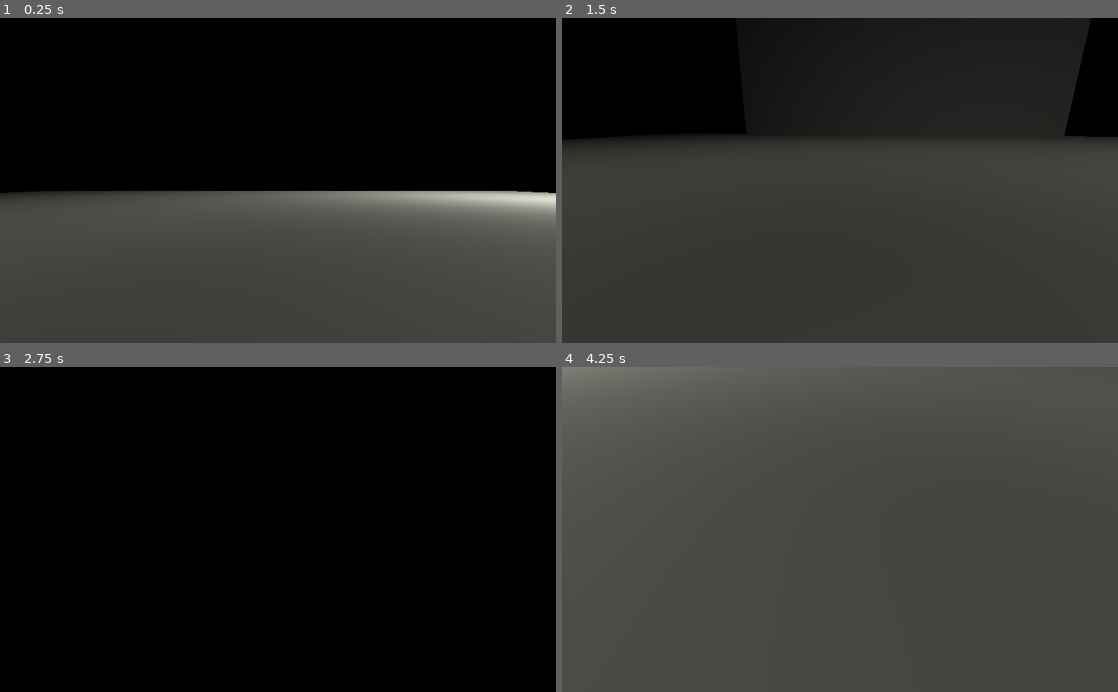
Above: before the commit, frames 1-4 (two rows, left to right).
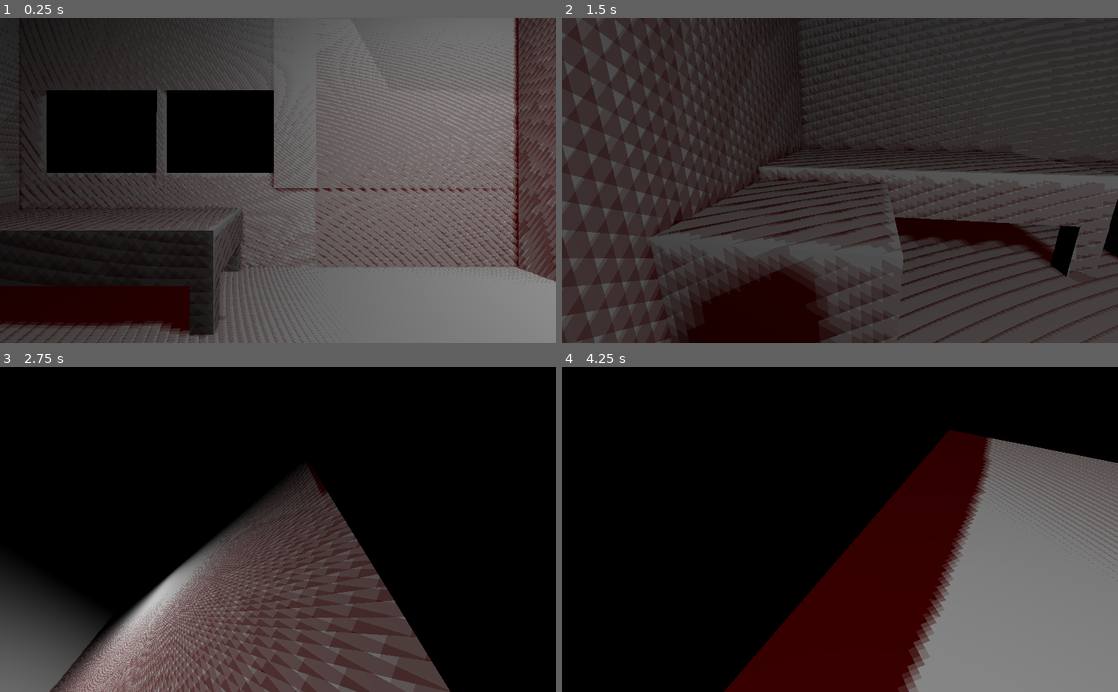
Above: after the commit, the same moments.

Repository: KGP-67/AR218_Petzold
Game: Godot game, scene res://Levels/Room.tscn
Two runs of this game, one before a commit and one after it. Both use one fixed random seed, a clock stepped at 60 frames per second and the inputs below. The project has no main scene, so this scene is started directly.
Inputs (mouse positions are in pixels of both pictures, inside the frame that each line leads up to):
- Up to frame 1 (0.25 s): no input
- Up to frame 2 (1.5 s): tap Enter at 0.5 s; move the mouse to (962, 164) at 0.52 s; hold Right (move_right) 0.53-1.28 s; tap Space (jump) at 0.77 s; move the mouse to (728, 196) at 1.27 s; hold O (move_backward) from 1.28 s (still down)
- Up to frame 3 (2.75 s): tap Space (jump) at 1.52 s; move the mouse to (333, 458) at 2.02 s; release O (move_backward) at 2.03 s; hold Right (move_right) from 2.03 s (still down)
- Up to frame 4 (4.25 s): move the mouse to (812, 594) at 2.77 s; release Right (move_right) at 2.78 s; hold , (move_forward) 2.78-3.53 s; tap Space (jump) at 3.02, 3.77 s; move the mouse to (1006, 578) at 3.52 s; hold A (move_left) from 3.53 s (still down)

The runs differ from the first frame. In frame 1, 77% of the frame differs, in the area x 0-100%, y 0-100%; in frame 2, 36%; in frame 3, 31%; in frame 4, 98%.

Commit message:
Happy Thanksgiving

Diff:
--- a/3D_World_Workshop-main/3D_World_Workshop-main/3D_World_Workshop/Levels/Room.tscn
+++ b/3D_World_Workshop-main/3D_World_Workshop-main/3D_World_Workshop/Levels/Room.tscn
@@ -1,27 +1,31 @@
-[gd_scene load_steps=7 format=2]
+[gd_scene load_steps=12 format=2]
 
-[ext_resource path="res://default_env.tres" type="Environment" id=1]
+[ext_resource path="res://Scenes/Bed.tscn" type="PackedScene" id=1]
 [ext_resource path="res://FirstPersonPlayer/Player.tscn" type="PackedScene" id=2]
 [ext_resource path="res://Materials/White.material" type="Material" id=3]
+[ext_resource path="res://Scenes/Bed2.tscn" type="PackedScene" id=4]
+[ext_resource path="res://Scenes/Walls.tscn" type="PackedScene" id=5]
+[ext_resource path="res://Scenes/Window Wall.tscn" type="PackedScene" id=6]
+[ext_resource path="res://Scenes/Blood Splatter.tscn" type="PackedScene" id=7]
 
 [sub_resource type="CubeMesh" id=1]
 material = ExtResource( 3 )
 
 [sub_resource type="BoxShape" id=2]
 
-[sub_resource type="PlaneMesh" id=3]
+[sub_resource type="ProceduralSky" id=8]
+
+[sub_resource type="Environment" id=7]
+background_sky = SubResource( 8 )
 
 [node name="Level0" type="Spatial"]
 
 [node name="Ground" type="StaticBody" parent="."]
-transform = Transform( 50, 0, 0, 0, 0.5, 0, 0, 0, 50, 0, -0.508487, 0 )
+transform = Transform( -18.7327, 0, 0, 0, 0.5, 0, 0, 0, -18.4073, 0, -0.508487, 0 )
 
 [node name="MeshInstance" type="MeshInstance" parent="Ground"]
 mesh = SubResource( 1 )
 material/0 = null
-__meta__ = {
-"_edit_lock_": true
-}
 
 [node name="MeshInstance" type="MeshInstance" parent="Ground/MeshInstance"]
 
@@ -29,7 +33,7 @@
 shape = SubResource( 2 )
 
 [node name="WorldEnvironment" type="WorldEnvironment" parent="."]
-environment = ExtResource( 1 )
+environment = SubResource( 7 )
 
 [node name="DirectionalLight" type="DirectionalLight" parent="."]
 transform = Transform( 1, 0, 0, 0, 0.707107, 0.707107, 0, -0.707107, 0.707107, 0, 0, 0 )
@@ -37,13 +41,22 @@
 shadow_enabled = true
 
 [node name="FirstPersonPlayer" parent="." instance=ExtResource( 2 )]
+transform = Transform( 2.5, 0, 0, 0, 2.5, 0, 0, 0, 2.5, 0, 0, 0 )
 
 [node name="OmniLight" type="OmniLight" parent="."]
-transform = Transform( 0.633975, 0, -0.773354, 0, 1, 0, 0.773354, 0, 0.633975, 31.8246, 20.0526, -16.9703 )
-light_color = Color( 0.741176, 0.741176, 0.694118, 1 )
-omni_range = 111.9
+transform = Transform( 0.633975, 0, -0.773354, 0, 1, 0, 0.773354, 0, 0.633975, 13.8868, 22.4276, -1.21622 )
+light_energy = 0.84
+light_bake_mode = 0
+shadow_enabled = true
+shadow_color = Color( 0.419608, 0, 0, 1 )
+omni_range = 62.597
 
-[node name="MeshInstance" type="MeshInstance" parent="."]
-transform = Transform( 0.116324, 0.993211, 0, -16.8105, 1.96883, 0, 0, 0, 29.0249, -45.5341, 16.7857, 0 )
-mesh = SubResource( 3 )
-material/0 = null
+[node name="Walls" parent="." instance=ExtResource( 5 )]
+
+[node name="Bed" parent="." instance=ExtResource( 4 )]
+
+[node name="Bed2" parent="." instance=ExtResource( 1 )]
+
+[node name="Window Walls" parent="." instance=ExtResource( 6 )]
+
+[node name="MeshInstance" parent="." instance=ExtResource( 7 )]
--- /dev/null
+++ b/3D_World_Workshop-main/3D_World_Workshop-main/3D_World_Workshop/Scenes/Bed.tscn
@@ -0,0 +1,32 @@
+[gd_scene load_steps=3 format=2]
+
+[sub_resource type="CubeMesh" id=1]
+
+[sub_resource type="CubeMesh" id=2]
+
+[node name="Bed2" type="Node"]
+
+[node name="Bed" type="MeshInstance" parent="."]
+transform = Transform( 6.87515, 0, 0, 0, 1, 0, 0, 0, 3.46138, -9.21222, 2.79216, -11.8847 )
+mesh = SubResource( 1 )
+material/0 = null
+
+[node name="Legs1" type="MeshInstance" parent="Bed"]
+transform = Transform( 0.063083, 0, 0.00170992, 0, 1.28408, 0, -0.0030316, 0, 0.140372, 0.932786, -2.18409, 0.849707 )
+mesh = SubResource( 2 )
+material/0 = null
+
+[node name="Legs2" type="MeshInstance" parent="Bed"]
+transform = Transform( 0.063083, 0, 0.00170992, 0, 1.28408, 0, -0.0030316, 0, 0.140372, 0.921008, -2.18409, -0.863596 )
+mesh = SubResource( 2 )
+material/0 = null
+
+[node name="Legs3" type="MeshInstance" parent="Bed"]
+transform = Transform( 0.063083, 0, 0.00170992, 0, 1.28408, 0, -0.0030316, 0, 0.140372, -0.93615, -2.18409, 0.856463 )
+mesh = SubResource( 2 )
+material/0 = null
+
+[node name="Legs4" type="MeshInstance" parent="Bed"]
+transform = Transform( 0.063083, 0, 0.00170992, 0, 1.28408, 0, -0.0030316, 0, 0.140372, -0.931295, -2.18409, -0.824371 )
+mesh = SubResource( 2 )
+material/0 = null
--- /dev/null
+++ b/3D_World_Workshop-main/3D_World_Workshop-main/3D_World_Workshop/Scenes/Bed2.tscn
@@ -0,0 +1,32 @@
+[gd_scene load_steps=3 format=2]
+
+[sub_resource type="CubeMesh" id=4]
+
+[sub_resource type="CubeMesh" id=5]
+
+[node name="Bed" type="Node"]
+
+[node name="Bed" type="MeshInstance" parent="."]
+transform = Transform( -0.0254386, 0, 3.46136, 0, 1, 0, -6.8751, 0, -0.0128074, -13.1128, 3.19316, 6.56791 )
+mesh = SubResource( 4 )
+material/0 = null
+
+[node name="Legs1" type="MeshInstance" parent="."]
+transform = Transform( 0.433832, 0, 0, 0, 1.28408, 0, 0, 0, 0.486025, -10.0904, 1.00907, 0.15632 )
+mesh = SubResource( 5 )
+material/0 = null
+
+[node name="Legs2" type="MeshInstance" parent="."]
+transform = Transform( 0.433832, 0, 0, 0, 1.28408, 0, 0, 0, 0.486025, -10.0904, 1.00907, 13.0242 )
+mesh = SubResource( 5 )
+material/0 = null
+
+[node name="Legs3" type="MeshInstance" parent="."]
+transform = Transform( 0.433832, 0, 0, 0, 1.28408, 0, 0, 0, 0.486025, -16.1067, 1.00907, 12.9331 )
+mesh = SubResource( 5 )
+material/0 = null
+
+[node name="Legs4" type="MeshInstance" parent="."]
+transform = Transform( 0.433832, 0, 0, 0, 1.28408, 0, 0, 0, 0.486025, -16.1787, 1.00907, 0.15632 )
+mesh = SubResource( 5 )
+material/0 = null
--- /dev/null
+++ b/3D_World_Workshop-main/3D_World_Workshop-main/3D_World_Workshop/Scenes/Blood Splatter.tscn
@@ -0,0 +1,8 @@
+[gd_scene load_steps=2 format=2]
+
+[sub_resource type="Environment" id=1]
+
+[node name="MeshInstance" type="MeshInstance"]
+
+[node name="WorldEnvironment" type="WorldEnvironment" parent="."]
+environment = SubResource( 1 )
--- /dev/null
+++ b/3D_World_Workshop-main/3D_World_Workshop-main/3D_World_Workshop/Scenes/Walls.tscn
@@ -0,0 +1,31 @@
+[gd_scene load_steps=2 format=2]
+
+[sub_resource type="PlaneMesh" id=3]
+
+[node name="Walls" type="Node"]
+
+[node name="Wall1" type="MeshInstance" parent="."]
+transform = Transform( 0.0385805, 0.329412, 0, -16.8105, 1.96883, 0, 0, 0, 14.404, -16.6981, 16.7857, -0.584897 )
+mesh = SubResource( 3 )
+material/0 = null
+__meta__ = {
+"_edit_lock_": true
+}
+
+[node name="Wall2" type="MeshInstance" parent="."]
+transform = Transform( -0.0385793, -0.329402, -0.128575, -16.8105, 1.96883, 0, 0.000267795, 0.00228652, -14.4035, 15.668, 16.7857, -0.584783 )
+mesh = SubResource( 3 )
+material/0 = null
+__meta__ = {
+"_edit_lock_": true
+}
+
+[node name="Wall4" type="MeshInstance" parent="."]
+transform = Transform( -0.000226416, -0.00193321, 13.4997, -16.8105, 1.96883, 0, -0.0340201, -0.290474, -0.10651, -7.03048, 16.7857, 13.5159 )
+mesh = SubResource( 3 )
+material/0 = null
+
+[node name="Wall5" type="MeshInstance" parent="."]
+transform = Transform( -0.000226416, -0.00193321, 13.4997, -11.0822, 1.29793, 0, -0.0340201, -0.290474, -0.10651, 11.5859, 26.1796, 13.5159 )
+mesh = SubResource( 3 )
+material/0 = null
--- /dev/null
+++ b/3D_World_Workshop-main/3D_World_Workshop-main/3D_World_Workshop/Scenes/Window Wall.tscn
@@ -0,0 +1,42 @@
+[gd_scene load_steps=3 format=2]
+
+[sub_resource type="CubeMesh" id=6]
+
+[sub_resource type="PlaneMesh" id=3]
+
+[node name="Window Wall" type="Node"]
+
+[node name="Desk1" type="MeshInstance" parent="."]
+transform = Transform( 2.66298, 0, 0, 0, 1.77624, 0, 0, 0, 2.685, -6.95484, 1.86995, 10.6417 )
+mesh = SubResource( 6 )
+material/0 = null
+
+[node name="Desk2" type="MeshInstance" parent="."]
+transform = Transform( 2.66298, 0, 0, 0, 1.77624, 0, 0, 0, 2.685, -13.8262, 1.86995, -5.34235 )
+mesh = SubResource( 6 )
+material/0 = null
+
+[node name="Wall3" type="MeshInstance" parent="."]
+transform = Transform( 0.00019985, 0.00170638, -17.376, -3.5036, 0.410339, 0, 0.0340206, 0.290479, 0.0701405, -0.245205, 2.63424, -15.1692 )
+mesh = SubResource( 3 )
+material/0 = null
+
+[node name="Wall5" type="MeshInstance" parent="."]
+transform = Transform( 1.00711e-05, 8.59899e-05, -0.875628, -5.53468, 0.648217, 0, 0.0340206, 0.290479, 0.0701405, -16.0511, 10.6726, -15.1692 )
+mesh = SubResource( 3 )
+material/0 = null
+
+[node name="Wall7" type="MeshInstance" parent="."]
+transform = Transform( 3.43566e-06, 2.93347e-05, -0.298713, -5.53468, 0.648217, 0, 0.0340206, 0.290479, 0.0701405, -7.58362, 10.6726, -15.1692 )
+mesh = SubResource( 3 )
+material/0 = null
+
+[node name="Wall6" type="MeshInstance" parent="."]
+transform = Transform( 9.9327e-05, 0.000848085, -8.63598, -5.53468, 0.648217, 0, 0.0340206, 0.290479, 0.0701405, 8.37047, 10.6726, -15.1692 )
+mesh = SubResource( 3 )
+material/0 = null
+
+[node name="Wall4" type="MeshInstance" parent="."]
+transform = Transform( 0.00019985, 0.00170638, -17.376, -8.75634, 1.02553, 0, 0.0340206, 0.290479, 0.0701405, -0.245205, 20.2591, -15.1692 )
+mesh = SubResource( 3 )
+material/0 = null
